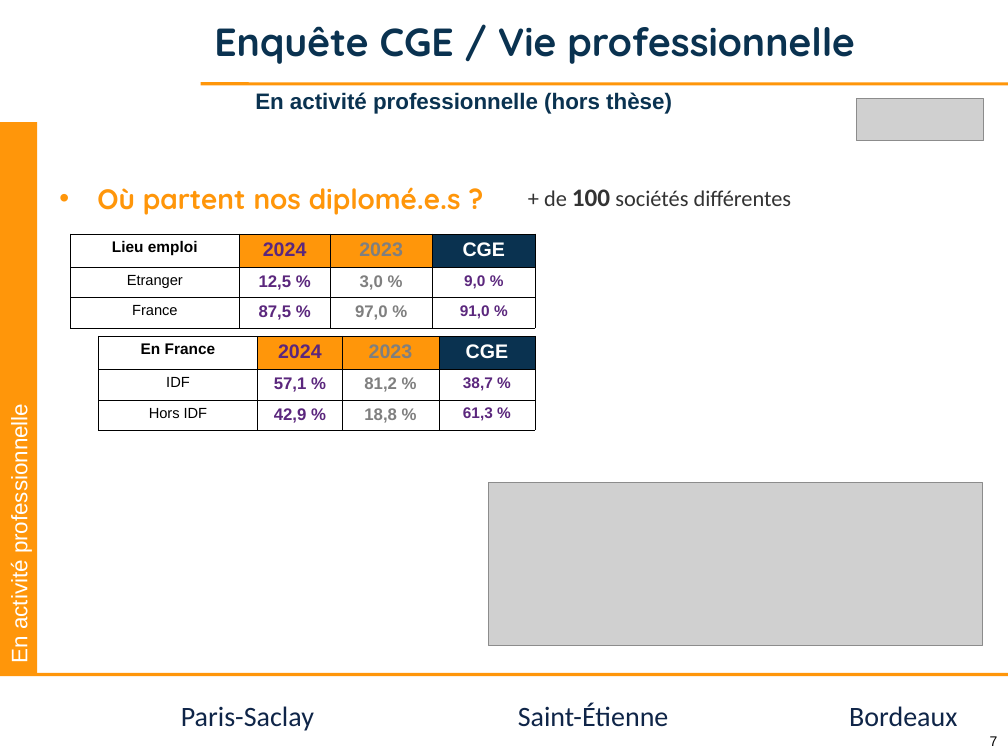
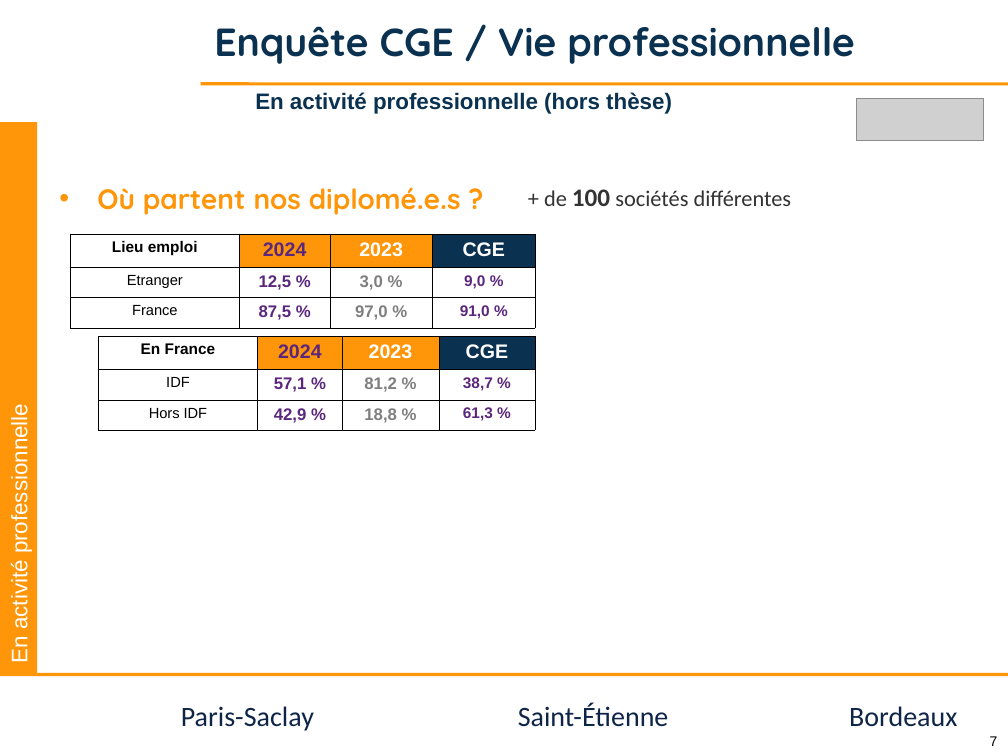
Before and after one commit to jvillemejane/jvillemejane, a slide deck: slide 7 of Presentations/2024_COPERF_CGE.pptx. Drawn at 1008x756 pixels with LibreOffice and Linux fonts; fonts in the diff are those of the drawing; grey boxes stand for pictures; background and template pictures are left out. Boxes give left, top, right and bottom in pixels: in the first picture for what was removed or moved away, otherwise in the second. Text is boxed around its words. In the diff, an @@ line names an element or a change of style, - is before the commit and + after.

```diff
--- a/Presentations/2024_COPERF_CGE.pptx
+++ b/Presentations/2024_COPERF_CGE.pptx
@@ table at <box>71,234,536,328</box> @@
@@ text colour #7F7F7F to #FFFFFF in "2023" @@
@@ table at <box>99,336,536,429</box> @@
@@ text colour #7F7F7F to #FFFFFF in "2023" @@
@@ picture removed at <box>488,483,982,646</box> @@
```
Also in this commit, not shown: 6 other slides changed, 2 slides added, 3 slides removed, 1 other file.
